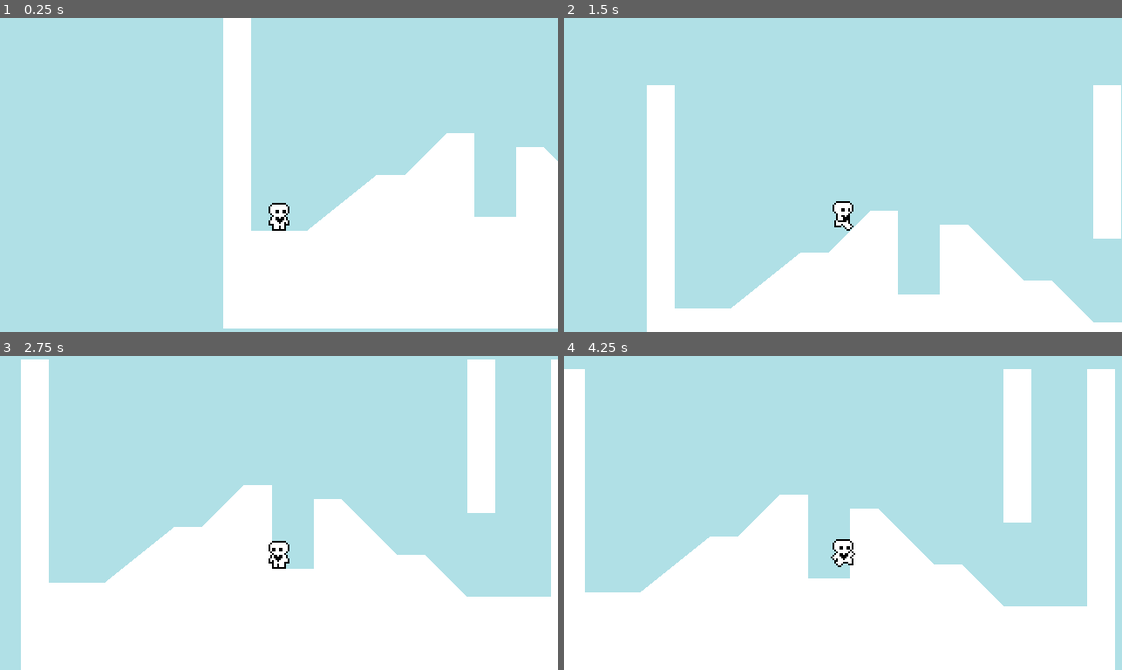
Above: before the commit, frames 1-4 (two rows, left to right).
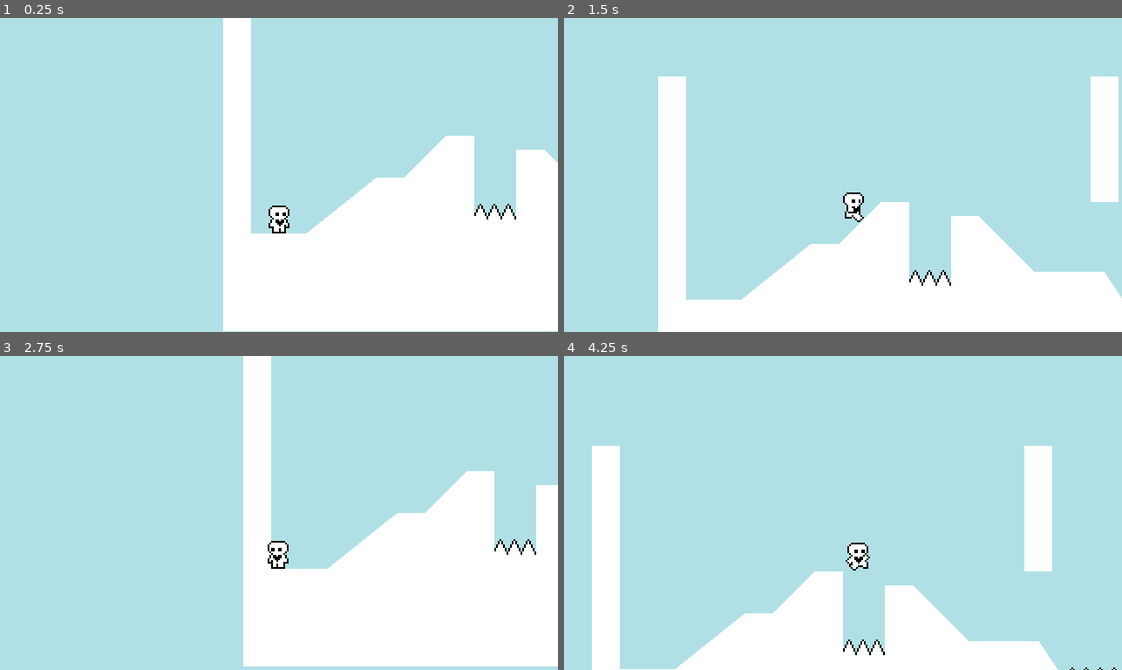
Above: after the commit, the same moments.

Repository: dewy-git/HeartPlatformer
Game: Godot game, scene res://scenes/world.tscn
The game is run twice, just before and just after one commit, with the same random seed, the same clock (stepped at 60 frames per second) and the same inputs.
Inputs:
- Up to frame 1 (0.25 s): no input
- Up to frame 2 (1.5 s): hold Right (ui_right) from 0.53 s (still down); tap Up (ui_up) at 0.77 s
- Up to frame 3 (2.75 s): tap Up (ui_up) at 1.52 s; release Right (ui_right) at 2.03 s; hold Left (ui_left) from 2.03 s (still down)
- Up to frame 4 (4.25 s): release Left (ui_left) at 2.78 s; hold Right (ui_right) from 2.78 s (still down); tap Up (ui_up) at 3.02, 3.77 s

The runs differ from the first frame. In frame 1, 1.2% of the frame differs, in the area x 40-100%, y 36-100%; in frame 2, 8.7%; in frame 3, 32%; in frame 4, 34%, in the area x 0-100%, y 4-100%.

Commit message:
progress 5 (hazard + collisions)

Diff:
--- a/project.godot
+++ b/project.godot
@@ -23,6 +23,12 @@
 window/size/window_height_override=720
 window/stretch/mode="canvas_items"
 
+[layer_names]
+
+2d_physics/layer_1="World"
+2d_physics/layer_2="Player"
+2d_physics/layer_3="Hazards"
+
 [rendering]
 
 textures/canvas_textures/default_texture_filter=0
--- /dev/null
+++ b/scenes/hazard_area.tscn
@@ -0,0 +1,5 @@
+[gd_scene format=3 uid="uid://c8q4k7q88ipja"]
+
+[node name="HazardArea" type="Area2D"]
+collision_layer = 4
+collision_mask = 0
--- a/scenes/player.tscn
+++ b/scenes/player.tscn
@@ -81,7 +81,11 @@
 [sub_resource type="RectangleShape2D" id="RectangleShape2D_35iia"]
 size = Vector2(8, 16)
 
+[sub_resource type="RectangleShape2D" id="RectangleShape2D_7xh5a"]
+size = Vector2(6, 13)
+
 [node name="Player" type="CharacterBody2D"]
+collision_layer = 2
 floor_snap_length = 3.0
 script = ExtResource("1_jp0ku")
 movement_data = ExtResource("2_t0dji")
@@ -101,3 +105,15 @@
 
 [node name="Camera2D" type="Camera2D" parent="."]
 position = Vector2(2.08165e-12, -32)
+position_smoothing_enabled = true
+position_smoothing_speed = 10.0
+
+[node name="HazardDetector" type="Area2D" parent="."]
+collision_layer = 0
+collision_mask = 4
+
+[node name="CollisionShape2D" type="CollisionShape2D" parent="HazardDetector"]
+position = Vector2(0, -7.5)
+shape = SubResource("RectangleShape2D_7xh5a")
+
+[connection signal="area_entered" from="HazardDetector" to="." method="_on_hazard_detector_area_entered"]
--- /dev/null
+++ b/scenes/spikes.tscn
@@ -0,0 +1,19 @@
+[gd_scene load_steps=3 format=3 uid="uid://5mteiyftmquw"]
+
+[ext_resource type="Texture2D" uid="uid://baclk2nirfmf7" path="res://assets/spikes.png" id="1_m6c8o"]
+[ext_resource type="PackedScene" uid="uid://c8q4k7q88ipja" path="res://scenes/hazard_area.tscn" id="2_eprx5"]
+
+[node name="Spikes" type="Node2D"]
+
+[node name="Sprite2D" type="Sprite2D" parent="."]
+position = Vector2(8, -8)
+texture = ExtResource("1_m6c8o")
+
+[node name="HazardArea" parent="." instance=ExtResource("2_eprx5")]
+
+[node name="CollisionPolygon2D" type="CollisionPolygon2D" parent="HazardArea"]
+polygon = PackedVector2Array(0, 0, 3, -6, 4, -6, 7, 0)
+
+[node name="CollisionPolygon2D2" type="CollisionPolygon2D" parent="HazardArea"]
+position = Vector2(8, 0)
+polygon = PackedVector2Array(0, 0, 3, -6, 4, -6, 7, 0)
--- a/scenes/world.tscn
+++ b/scenes/world.tscn
@@ -1,20 +1,22 @@
-[gd_scene load_steps=5 format=3 uid="uid://kvtp5g5xmjtx"]
+[gd_scene load_steps=6 format=3 uid="uid://kvtp5g5xmjtx"]
 
 [ext_resource type="Script" path="res://scripts/world.gd" id="1_ks6bk"]
 [ext_resource type="PackedScene" uid="uid://c66andaynsj5m" path="res://scenes/player.tscn" id="2_wsndy"]
 [ext_resource type="Resource" uid="uid://c3gd0e07m0o73" path="res://assets/DefaultMovementData.tres" id="3_lrg4w"]
+[ext_resource type="PackedScene" uid="uid://5mteiyftmquw" path="res://scenes/spikes.tscn" id="4_1gu34"]
 
 [sub_resource type="RectangleShape2D" id="RectangleShape2D_eha5c"]
-size = Vector2(16, 84)
+size = Vector2(16, 72)
 
 [node name="World" type="Node2D"]
 script = ExtResource("1_ks6bk")
 
 [node name="StaticBody2D" type="StaticBody2D" parent="."]
+collision_mask = 0
 
 [node name="CollisionPolygon2D" type="CollisionPolygon2D" parent="StaticBody2D"]
 position = Vector2(0, 8)
-polygon = PackedVector2Array(0, -8, 16, -8, 16, 120, 48, 120, 88, 88, 104, 88, 128, 64, 144, 64, 144, 112, 168, 112, 168, 72, 184, 72, 216, 104, 232, 104, 256, 128, 304, 128, 304, -8, 320, -8, 320, 176, 0, 176)
+polygon = PackedVector2Array(0, -8, 16, -8, 16, 120, 48, 120, 88, 88, 104, 88, 128, 64, 144, 64, 144, 112, 168, 112, 168, 72, 184, 72, 216, 104, 256, 104, 272, 128, 304, 128, 304, -8, 320, -8, 320, 176, 0, 176)
 
 [node name="Polygon2D" type="Polygon2D" parent="StaticBody2D/CollisionPolygon2D"]
 
@@ -26,14 +28,26 @@
 
 [node name="StaticBody2D2" type="StaticBody2D" parent="."]
 position = Vector2(0, 8)
+collision_mask = 0
 
 [node name="CollisionShape2D" type="CollisionShape2D" parent="StaticBody2D2"]
-position = Vector2(264, 34)
+position = Vector2(256, 28)
 shape = SubResource("RectangleShape2D_eha5c")
 
 [node name="ColorRect" type="ColorRect" parent="StaticBody2D2/CollisionShape2D"]
 offset_left = -8.0
-offset_top = -42.0
+offset_top = -36.0
 offset_right = 8.0
-offset_bottom = 46.0
-metadata/_edit_use_anchors_ = true
+offset_bottom = 36.0
+
+[node name="Spikes" parent="." instance=ExtResource("4_1gu34")]
+position = Vector2(152, 120)
+
+[node name="Spikes2" parent="." instance=ExtResource("4_1gu34")]
+position = Vector2(144, 120)
+
+[node name="Spikes3" parent="." instance=ExtResource("4_1gu34")]
+position = Vector2(288, 136)
+
+[node name="Spikes4" parent="." instance=ExtResource("4_1gu34")]
+position = Vector2(272, 136)
--- a/scripts/player.gd
+++ b/scripts/player.gd
@@ -8,6 +8,7 @@
 
 @onready var animated_sprite_2d = $AnimatedSprite2D
 @onready var coyote_jump_timer = $CoyoteJumpTimer
+@onready var starting_position = global_position
 
 func _physics_process(delta):
 	apply_gravity(delta)
@@ -44,7 +45,7 @@
 	if is_on_floor() or coyote_jump_timer.time_left > 0.0:
 		if Input.is_action_just_pressed("ui_up"):
 			velocity.y = movement_data.jump_velocity
-	if not is_on_floor():
+	elif not is_on_floor():
 		if Input.is_action_just_released("ui_up") and velocity.y < movement_data.jump_velocity / 2:
 			velocity.y = movement_data.jump_velocity / 2
 
@@ -79,3 +80,6 @@
 
 	if not is_on_floor():
 		animated_sprite_2d.play("jump")
+
+func _on_hazard_detector_area_entered(area):
+	global_position = starting_position
Binary file added: assets/spikes.png
Not shown, added: assets/spikes.png.import
Not shown: 1 places in scenes/player.tscn that only renumber resources
